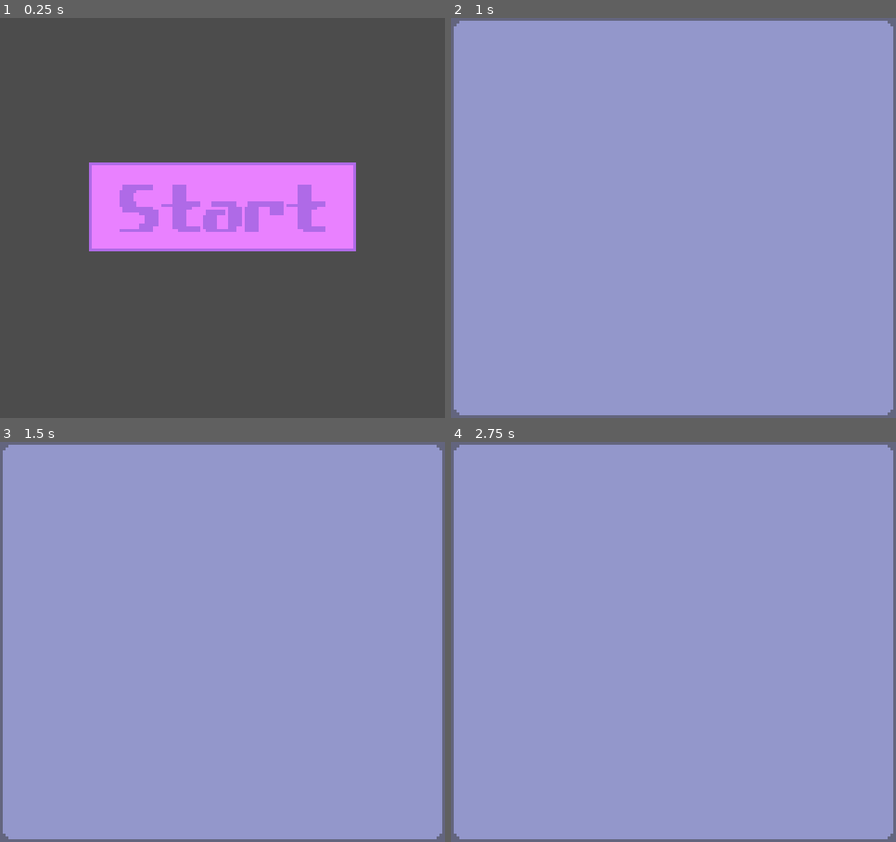
Above: before the commit, frames 1-4 (two rows, left to right).
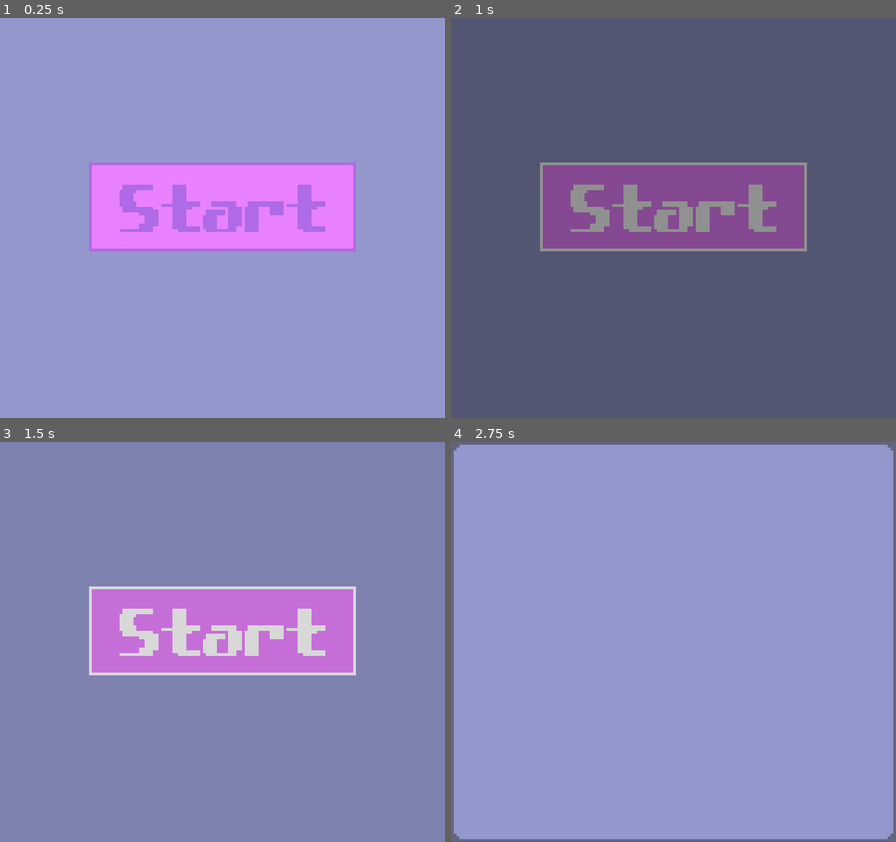
Above: after the commit, the same moments.

Repository: RustyMonky/LudumDare42
Game: Godot game, scene res://scenes/title.tscn
Two runs of this game, one before a commit and one after it. Both use one fixed random seed, a clock stepped at 60 frames per second and the inputs below.
Inputs (mouse positions are in pixels of both pictures, inside the frame that each line leads up to):
- Up to frame 1 (0.25 s): no input
- Up to frame 2 (1 s): click (673, 218) at 0.5 s
- Up to frame 3 (1.5 s): click (222, 642) at 1.27 s
- Up to frame 4 (2.75 s): tap Enter (ui_accept) at 2, 2.27 s

The runs differ from the first frame. In frame 1, 87% of the frame differs, in the area x 0-100%, y 0-100%; in frame 2, 97%; in frame 3, 100%; in frame 4, nothing differs.

Commit message:
Adds title music, tweens sound and fade out

Diff:
--- a/scenes/info.tscn
+++ b/scenes/info.tscn
@@ -4,7 +4,7 @@
 [ext_resource path="res://assets/sprites/ui/textbox.png" type="Texture" id=2]
 [ext_resource path="res://assets/fonts/results.tres" type="DynamicFont" id=3]
 
-[node name="info" type="Node" index="0"]
+[node name="info" type="Node"]
 
 script = ExtResource( 1 )
 
--- a/scenes/title.tscn
+++ b/scenes/title.tscn
@@ -1,14 +1,30 @@
-[gd_scene load_steps=4 format=2]
+[gd_scene load_steps=5 format=2]
 
 [ext_resource path="res://title.gd" type="Script" id=1]
 [ext_resource path="res://assets/sprites/ui/buttons/startButton.png" type="Texture" id=2]
 [ext_resource path="res://assets/sprites/ui/buttons/startButtonHover.png" type="Texture" id=3]
+[ext_resource path="res://assets/sounds/music/title.wav" type="AudioStream" id=4]
 
-[node name="title" type="Node"]
+[node name="title" type="Node" index="0"]
 
 script = ExtResource( 1 )
 
-[node name="start" type="TextureButton" parent="." index="0"]
+[node name="background" type="ColorRect" parent="." index="0"]
+
+anchor_left = 0.0
+anchor_top = 0.0
+anchor_right = 1.0
+anchor_bottom = 1.0
+rect_pivot_offset = Vector2( 0, 0 )
+rect_clip_content = false
+mouse_filter = 0
+mouse_default_cursor_shape = 0
+size_flags_horizontal = 1
+size_flags_vertical = 1
+color = Color( 0.580392, 0.596078, 0.8, 1 )
+_sections_unfolded = [ "Visibility" ]
+
+[node name="start" type="TextureButton" parent="background" index="0"]
 
 anchor_left = 0.5
 anchor_top = 0.5
@@ -33,4 +49,24 @@
 texture_hover = ExtResource( 3 )
 _sections_unfolded = [ "Textures" ]
 
-[connection signal="pressed" from="start" to="." method="_on_start_pressed"]
+[node name="titleMusic" type="AudioStreamPlayer" parent="." index="1"]
+
+stream = ExtResource( 4 )
+volume_db = -10.0
+pitch_scale = 1.0
+autoplay = true
+mix_target = 0
+bus = "Master"
+
+[node name="titleTween" type="Tween" parent="." index="2"]
+
+repeat = false
+playback_process_mode = 1
+playback_speed = 1.0
+playback/active = false
+playback/repeat = false
+playback/speed = 1.0
+
+[connection signal="pressed" from="background/start" to="." method="_on_start_pressed"]
+
+[connection signal="tween_completed" from="titleTween" to="." method="_on_titleTween_tween_completed"]
--- a/title.gd
+++ b/title.gd
@@ -1,7 +1,18 @@
 extends Node
 
+var background
+var titleMusic
+var titleTween
+
 func _ready():
-	pass
+	background = $background
+	titleMusic = $titleMusic
+	titleTween = $titleTween
 
 func _on_start_pressed():
+	titleTween.interpolate_property(background, "modulate", Color(1,1,1,1), Color(0,0,0,1), 1, Tween.TRANS_LINEAR, Tween.EASE_OUT)
+	titleTween.interpolate_property(titleMusic, "volume_db", -10, -20, 1, Tween.TRANS_LINEAR, Tween.EASE_OUT)
+	titleTween.start()
+
+func _on_titleTween_tween_completed(object, key):
 	sceneManager.goto_scene("res://scenes/info.tscn")
Not shown, added: assets/sounds/music/title.wav.import
Not shown, added: assets/sounds/music/title.wav
